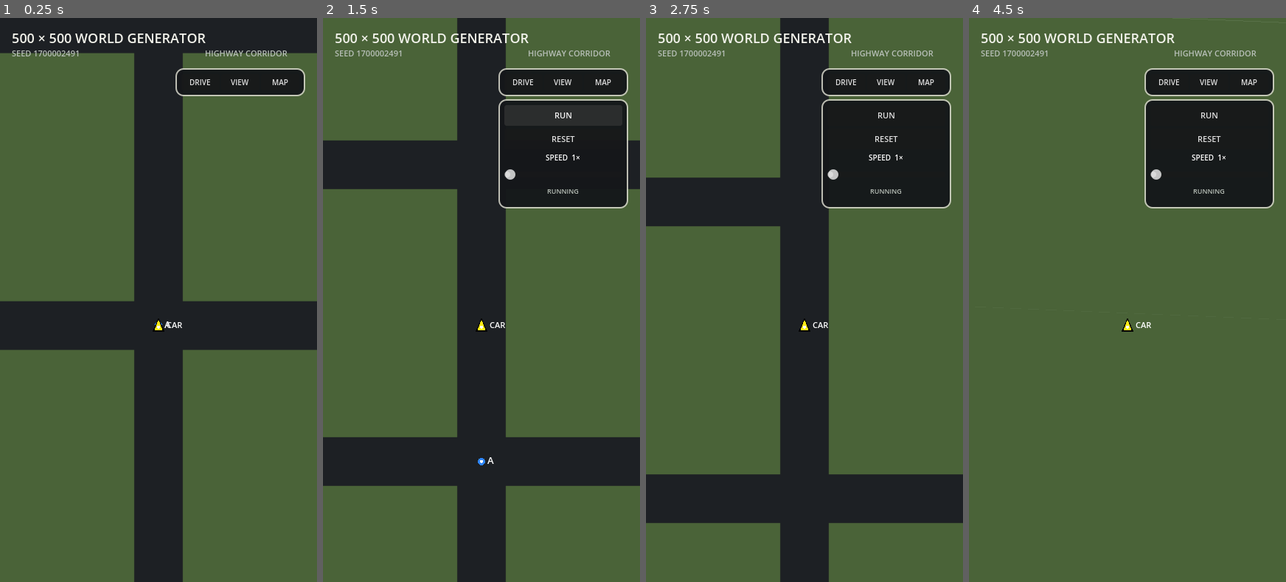
Above: before the commit, frames 1-4 (left to right).
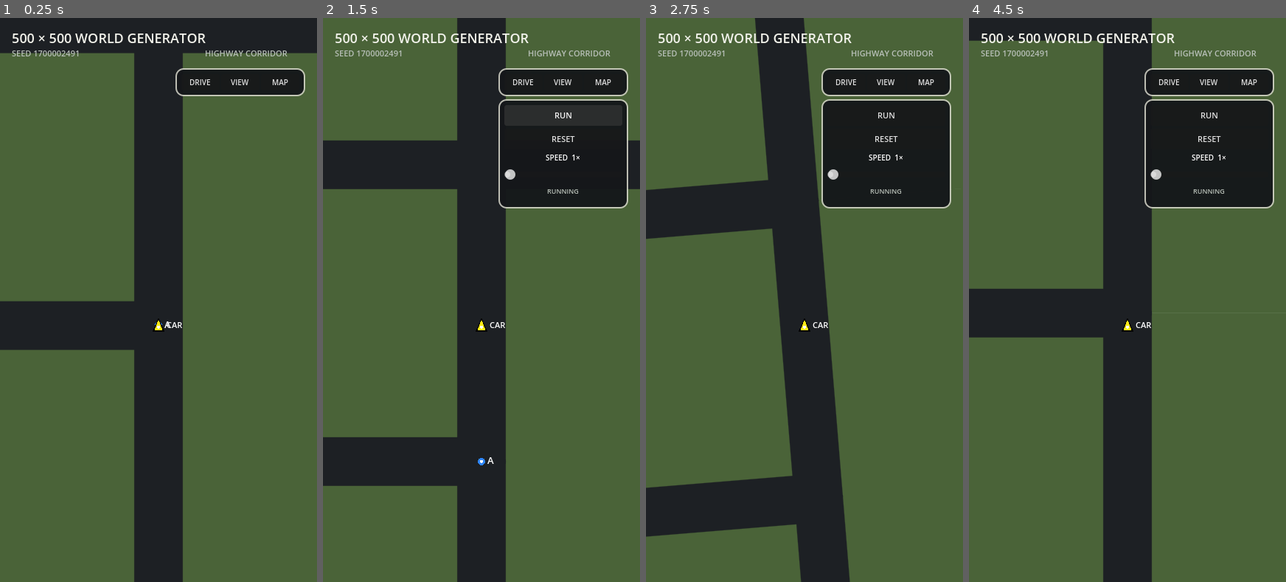
Above: after the commit, the same moments.

Repository: patrickcallahancomedy/comedian
Game: Godot game, scene res://scenes/drive/grid_world_prototype.tscn
The game is run twice, just before and just after one commit, with the same random seed, the same clock (stepped at 60 frames per second) and the same inputs. This scene is started directly instead of the project's main scene.
Inputs (mouse positions are in pixels of both pictures, inside the frame that each line leads up to):
- Up to frame 1 (0.25 s): no input
- Up to frame 2 (1.5 s): click "DRIVE" at 0.5 s; click "RUN" at 1.25 s
- Up to frame 3 (2.75 s): tap Enter (ui_accept) at 2, 2.27 s; move the mouse to (874, 271) at 2.02 s; hold Right from 2.03 s (still down); tap Space at 2.1 s; click (874, 271) at 2.17 s
- Up to frame 4 (4.5 s): release Right at 2.75 s; drag from (1064, 328) to (1111, 412) at 2.77 s; move the mouse to (1159, 175) at 3.52 s; hold Right 3.53-4.25 s; tap Space at 3.6 s; drag from (1111, 412) to (1032, 215) at 4.27 s

The runs differ from the first frame. In frame 1, 3.7% of the frame differs, in the area x 57-100%, y 50-59%; in frame 2, 3.7%; in frame 3, 11%; in frame 4, 20%, in the area x 0-58%, y 0-100%.

Commit message:
Reserve nine-lane corridor before local regions

Diff:
--- a/godot/scripts/drive/grid_world_generator.gd
+++ b/godot/scripts/drive/grid_world_generator.gd
@@ -5,11 +5,12 @@
 ##
 ## One 500 x 500 logical grid contains every road system.
 ## Generation order:
-## 1. Place Point A / home neighborhood.
-## 2. Place Point B / city and reserve one full city block as the venue.
-## 3. Generate the longest clean straight highway corridor independently.
-## 4. Build straight pink auxiliary lanes parallel to the highway.
-## 5. Connect local streets to the pink endpoints with blue roads.
+## 1. Reserve the centered 9-lane highway corridor.
+## 2. Place Point A / home neighborhood and Point B / city in outer corners
+##    on opposite sides of that reserved corridor.
+## 3. Generate the local street grids inside those corner footprints.
+## 4. Keep the existing auxiliary/connector graph available underneath for
+##    later reintegration while its blue rendering remains disabled.
 ##
 ## The road classes are different generation rules inside one graph, not
 ## separate gameplay scenes or scale changes.
@@ -76,6 +77,7 @@
 
 var uses_highway := false
 var gateway_distance := 0.0
+var planned_highway_corridor: Dictionary = {}
 
 var _rng := RandomNumberGenerator.new()
 
@@ -104,6 +106,9 @@
 	city_gateway = -1
 	uses_highway = false
 	gateway_distance = 0.0
+	neighborhood_rect = Rect2i()
+	city_rect = Rect2i()
+	planned_highway_corridor = _choose_primary_highway_corridor()
 
 	var placements := _choose_region_origins()
 	var neighborhood_origin: Vector2i = placements["neighborhood"]
@@ -272,25 +277,33 @@
 		(CITY_ROWS - 1) * CITY_SPACING
 	)
 
-	# Put each generated region in a corner of the 500x500 world, but never
-	# the same corner. This keeps them distinct while allowing adjacent-corner
-	# and opposite-corner trips.
-	var neighborhood_corner: int = _rng.randi_range(0, 3)
-	var city_corner: int = _rng.randi_range(0, 2)
-	if city_corner >= neighborhood_corner:
-		city_corner += 1
+	# The corridor is reserved first. Local regions are then pushed all the
+	# way out to corners on OPPOSITE sides of it:
+	# CITY | corridor | NEIGHBORHOOD.
+	var horizontal: bool = bool(planned_highway_corridor["horizontal"])
+	var city_corner := 0
+	var neighborhood_corner := 3
+
+	if horizontal:
+		# City in a top corner; neighborhood in a bottom corner.
+		city_corner = _rng.randi_range(0, 1)
+		neighborhood_corner = _rng.randi_range(2, 3)
+	else:
+		# City in a left corner; neighborhood in a right corner.
+		city_corner = 0 if _rng.randi_range(0, 1) == 0 else 2
+		neighborhood_corner = 1 if _rng.randi_range(0, 1) == 0 else 3
 
 	var neighborhood_origin := _corner_origin_for_span(
 		neighborhood_span,
 		neighborhood_corner,
 		NEIGHBORHOOD_SPACING,
-		30
+		0
 	)
 	var city_origin := _corner_origin_for_span(
 		city_span,
 		city_corner,
 		CONNECTOR_STEP,
-		30
+		0
 	)
 
 	return {
@@ -584,7 +597,7 @@
 
 
 func _generate_highway_connection() -> void:
-	var corridor: Dictionary = _choose_longest_highway_corridor()
+	var corridor: Dictionary = planned_highway_corridor
 	var horizontal: bool = bool(corridor["horizontal"])
 	var highway_start: Vector2i = corridor["start"]
 	var highway_end: Vector2i = corridor["end"]
@@ -970,6 +983,28 @@
 		adjacency[a].append(b)
 	if not adjacency[b].has(a):
 		adjacency[b].append(a)
+
+
+func _choose_primary_highway_corridor() -> Dictionary:
+	# Reserve the full 9-lane corridor before any local district exists.
+	# Keeping it centered prevents either local area from crowding the highway.
+	var horizontal := _rng.randi_range(0, 1) == 0
+	var center := _snap_int(GRID_SIZE / 2, CONNECTOR_STEP)
+	var start_axis := HIGHWAY_EDGE_MARGIN
+	var end_axis := GRID_SIZE - HIGHWAY_EDGE_MARGIN
+
+	if horizontal:
+		return {
+			"horizontal": true,
+			"start": Vector2i(start_axis, center),
+			"end": Vector2i(end_axis, center),
+		}
+
+	return {
+		"horizontal": false,
+		"start": Vector2i(center, start_axis),
+		"end": Vector2i(center, end_axis),
+	}
 
 
 func _choose_longest_highway_corridor() -> Dictionary:
--- a/godot/scripts/drive/grid_world_map.gd
+++ b/godot/scripts/drive/grid_world_map.gd
@@ -14,6 +14,7 @@
 const RAMP_COLOR := Color(0.90, 0.16, 0.78)
 const ON_RAMP_COLOR := Color(0.15, 0.78, 0.24)
 const HIGHWAY_COLOR := Color(0.84, 0.12, 0.10)
+const OPPOSITE_HIGHWAY_COLOR := Color(0.92, 0.46, 0.08)
 
 const HOME_COLOR := Color(0.18, 0.52, 0.98)
 const VENUE_COLOR := Color(0.84, 0.39, 0.19)
@@ -30,10 +31,10 @@
 const LEGACY_LOCAL_ROAD_RATIO := 13.0 / 80.0
 const HIGHWAY_LANE_FILL_RATIO := 1.0
 const SHOW_CONNECTORS := false
-const DUAL_HIGHWAY_PINK_OFFSET := 15.0
-const DUAL_HIGHWAY_RED_INNER_OFFSET := 25.0
-const DUAL_HIGHWAY_RED_OUTER_OFFSET := 35.0
-const DUAL_HIGHWAY_GREEN_OFFSET := 45.0
+const CORRIDOR_GREEN_OFFSET := 40.0
+const CORRIDOR_RED_OUTER_OFFSET := 30.0
+const CORRIDOR_RED_INNER_OFFSET := 20.0
+const CORRIDOR_PINK_OFFSET := 10.0
 
 @export var world_seed: int = 0
 
@@ -371,6 +372,8 @@
 
 			if road_class == generator.RoadClass.CONNECTOR and not SHOW_CONNECTORS:
 				continue
+			if road_class == generator.RoadClass.RAMP:
+				continue
 
 			match road_class:
 				generator.RoadClass.CITY:
@@ -384,13 +387,6 @@
 						* LEGACY_LOCAL_ROAD_RATIO
 					)
 					color = CONNECTOR_COLOR
-				generator.RoadClass.RAMP:
-					_draw_dual_ramp(
-						Vector2(generator.nodes[a]),
-						Vector2(generator.nodes[b]),
-						generator.is_on_ramp_edge(a, b)
-					)
-					continue
 				generator.RoadClass.HIGHWAY:
 					_draw_dual_highway(
 						Vector2(generator.nodes[a]),
@@ -467,89 +463,44 @@
 		)
 
 func _draw_dual_highway(start: Vector2, finish: Vector2) -> void:
-	# Cross-section:
-	# CITY | GREEN | RED | RED | PINK | 2 empty lanes |
-	# PINK | RED | RED | GREEN | NEIGHBORHOOD
+	# Fixed 9-lane reserved corridor, left/top to right/bottom:
+	# GREEN | RED | RED | PINK | MEDIAN | PINK | ORANGE | ORANGE | GREEN
 	var perpendicular := Vector2.ZERO
 	if is_equal_approx(start.y, finish.y):
 		perpendicular = Vector2(0.0, 1.0)
 	else:
 		perpendicular = Vector2(1.0, 0.0)
 
-	for lane_offset in [
-		-DUAL_HIGHWAY_RED_OUTER_OFFSET,
-		-DUAL_HIGHWAY_RED_INNER_OFFSET,
-		DUAL_HIGHWAY_RED_INNER_OFFSET,
-		DUAL_HIGHWAY_RED_OUTER_OFFSET,
-	]:
-		var offset: Vector2 = perpendicular * float(lane_offset)
-		draw_line(
-			_world_to_screen(start + offset),
-			_world_to_screen(finish + offset),
-			HIGHWAY_COLOR,
-			maxf(
-				1.0,
-				float(generator.HIGHWAY_LANE_SPACING)
-				* HIGHWAY_LANE_FILL_RATIO
-				* map_scale
-			),
-			true
-		)
-
-
-func _draw_dual_ramp(
-	start: Vector2,
-	finish: Vector2,
-	is_on_ramp: bool
-) -> void:
-	if generator.highway_nodes.size() != 2:
-		return
-
-	# Green is always the OUTER auxiliary lane, nearest the local areas.
-	# Pink is always the INNER auxiliary lane, nearest the empty median.
-	# The same generated ramp segment is mirrored across the corridor so the
-	# lane ordering stays symmetrical while blue connectors remain hidden.
-	var color := ON_RAMP_COLOR if is_on_ramp else RAMP_COLOR
-	var lane_offset := (
-		DUAL_HIGHWAY_GREEN_OFFSET
-		if is_on_ramp
-		else DUAL_HIGHWAY_PINK_OFFSET
-	)
-	var highway_a := Vector2(
-		generator.nodes[int(generator.highway_nodes[0])]
-	)
-	var highway_b := Vector2(
-		generator.nodes[int(generator.highway_nodes[1])]
-	)
 	var lane_width := maxf(
 		1.0,
 		float(generator.HIGHWAY_LANE_SPACING)
 		* HIGHWAY_LANE_FILL_RATIO
 		* map_scale
 	)
-
-	if is_equal_approx(highway_a.y, highway_b.y):
-		var center := highway_a.y
-		for side in [-1.0, 1.0]:
-			var lane_y: float = center + side * lane_offset
-			draw_line(
-				_world_to_screen(Vector2(start.x, lane_y)),
-				_world_to_screen(Vector2(finish.x, lane_y)),
-				color,
-				lane_width,
-				true
-			)
-	else:
-		var center := highway_a.x
-		for side in [-1.0, 1.0]:
-			var lane_x: float = center + side * lane_offset
-			draw_line(
-				_world_to_screen(Vector2(lane_x, start.y)),
-				_world_to_screen(Vector2(lane_x, finish.y)),
-				color,
-				lane_width,
-				true
-			)
+	var lanes := [
+		[-CORRIDOR_GREEN_OFFSET, ON_RAMP_COLOR],
+		[-CORRIDOR_RED_OUTER_OFFSET, HIGHWAY_COLOR],
+		[-CORRIDOR_RED_INNER_OFFSET, HIGHWAY_COLOR],
+		[-CORRIDOR_PINK_OFFSET, RAMP_COLOR],
+		[CORRIDOR_PINK_OFFSET, RAMP_COLOR],
+		[CORRIDOR_RED_INNER_OFFSET, OPPOSITE_HIGHWAY_COLOR],
+		[CORRIDOR_RED_OUTER_OFFSET, OPPOSITE_HIGHWAY_COLOR],
+		[CORRIDOR_GREEN_OFFSET, ON_RAMP_COLOR],
+	]
+
+	for lane in lanes:
+		var lane_offset: float = float(lane[0])
+		var lane_color: Color = lane[1]
+		var offset := perpendicular * lane_offset
+		draw_line(
+			_world_to_screen(start + offset),
+			_world_to_screen(finish + offset),
+			lane_color,
+			lane_width,
+			true
+		)
+
+	# Offset 0 is intentionally not drawn: it is the one-lane median gap.
 
 func _visible_degree(node_id: int) -> int:
 	var degree := 0
